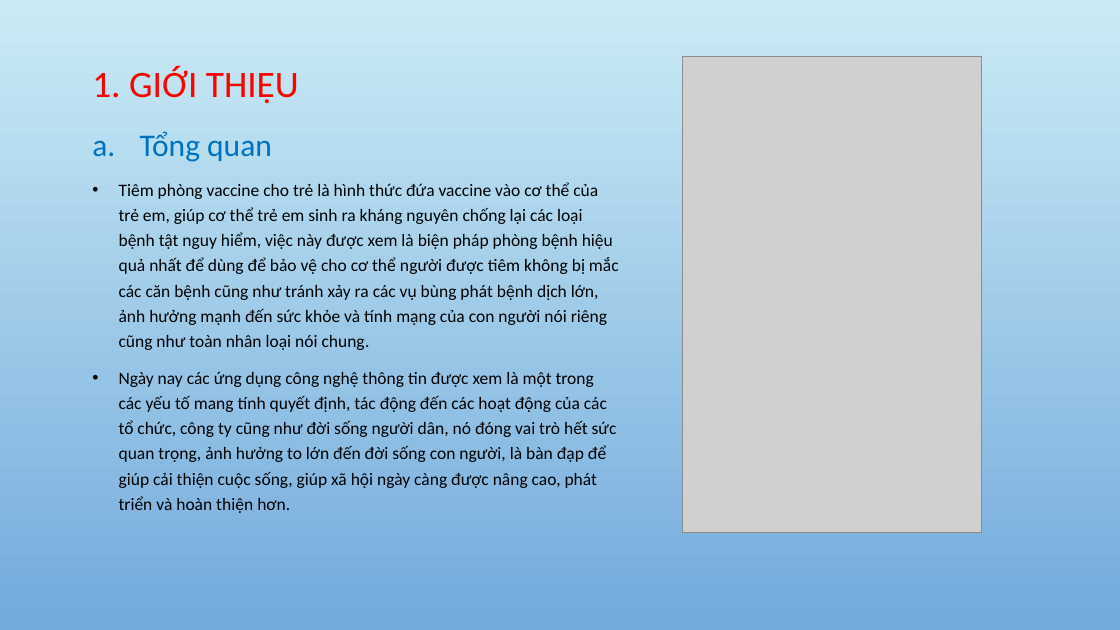
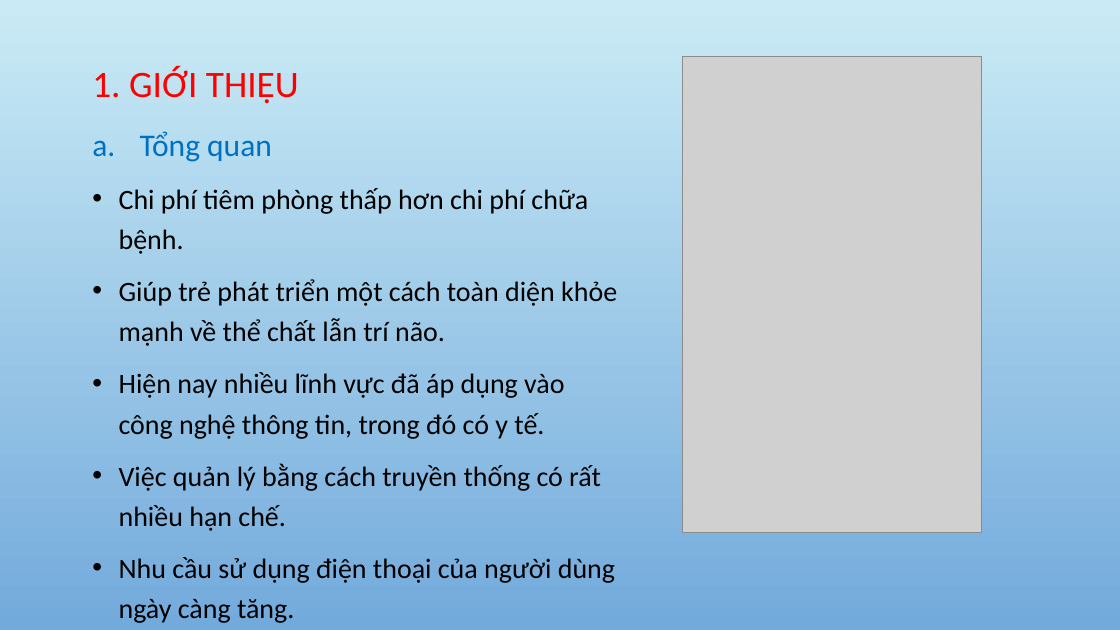
Before and after one commit to tuongthanh98/GraduationThsis, a slide deck: slide 3 of GraduationThsis_powpoint.pptx. Drawn at 1120x630 pixels with LibreOffice and Linux fonts; fonts in the diff are those of the drawing; grey boxes stand for pictures; background and template pictures are left out. Boxes give left, top, right and bottom in pixels: in the first picture for what was removed or moved away, otherwise in the second. Text is boxed around its words. In the diff, an @@ line names an element or a change of style, - is before the commit and + after.

```diff
--- a/GraduationThsis_powpoint.pptx
+++ b/GraduationThsis_powpoint.pptx
@@ text at [119,188,617,623]: text changed; size 15 to 24 pt @@
-• Tiêm phòng vaccine cho trẻ là hình thức đứa vaccine vào cơ thể của trẻ em, giúp cơ thể trẻ em sinh ra kháng nguyên chống lại các loại bệnh tật nguy hiểm, việc này được xem là biện pháp phòng bệnh hiệu quả nhất để dùng để bảo vệ cho cơ thể người được tiêm không bị mắc các căn bệnh cũng như tránh xảy ra các vụ bùng phát bệnh dịch lớn, ảnh hưởng mạnh đến sức khỏe và tính mạng của con người nói riêng cũng như toàn nhân loại nói chung.
-• Ngày nay các ứng dụng công nghệ thông tin được xem là một trong các yếu tố mang tính quyết định, tác động đến các hoạt động của các tổ chức, công ty cũng như đời sống người dân, nó đóng vai trò hết sức quan trọng, ảnh hưởng to lớn đến đời sống con người, là bàn đạp để giúp cải thiện cuộc sống, giúp xã hội ngày càng được nâng cao, phát triển và hoàn thiện hơn.
+• Chi phí tiêm phòng thấp hơn chi phí chữa bệnh.
+• Giúp trẻ phát triển một cách toàn diện khỏe mạnh về thể chất lẫn trí não.
+• Hiện nay nhiều lĩnh vực đã áp dụng vào công nghệ thông tin, trong đó có y tế.
+• Việc quản lý bằng cách truyền thống có rất nhiều hạn chế.
+• Nhu cầu sử dụng điện thoại của người dùng ngày càng tăng.
```
Also in this commit, not shown: 1 other slide changed, 4 other files.
